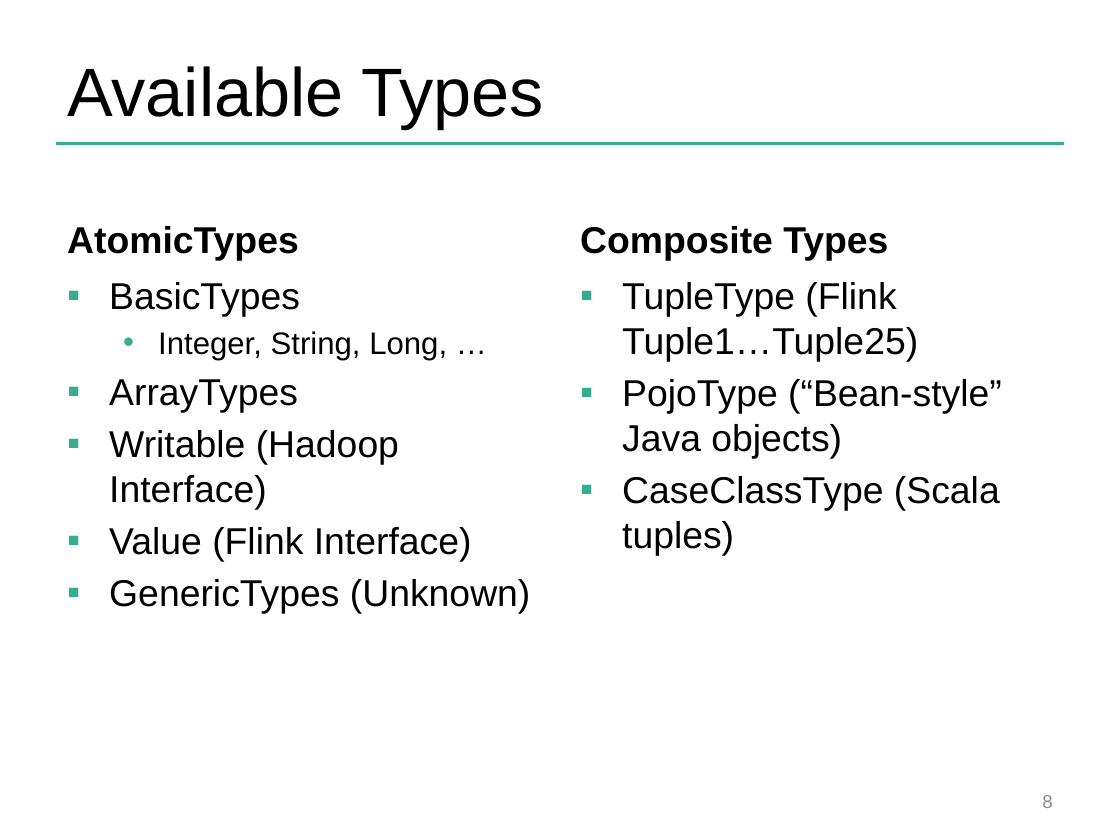
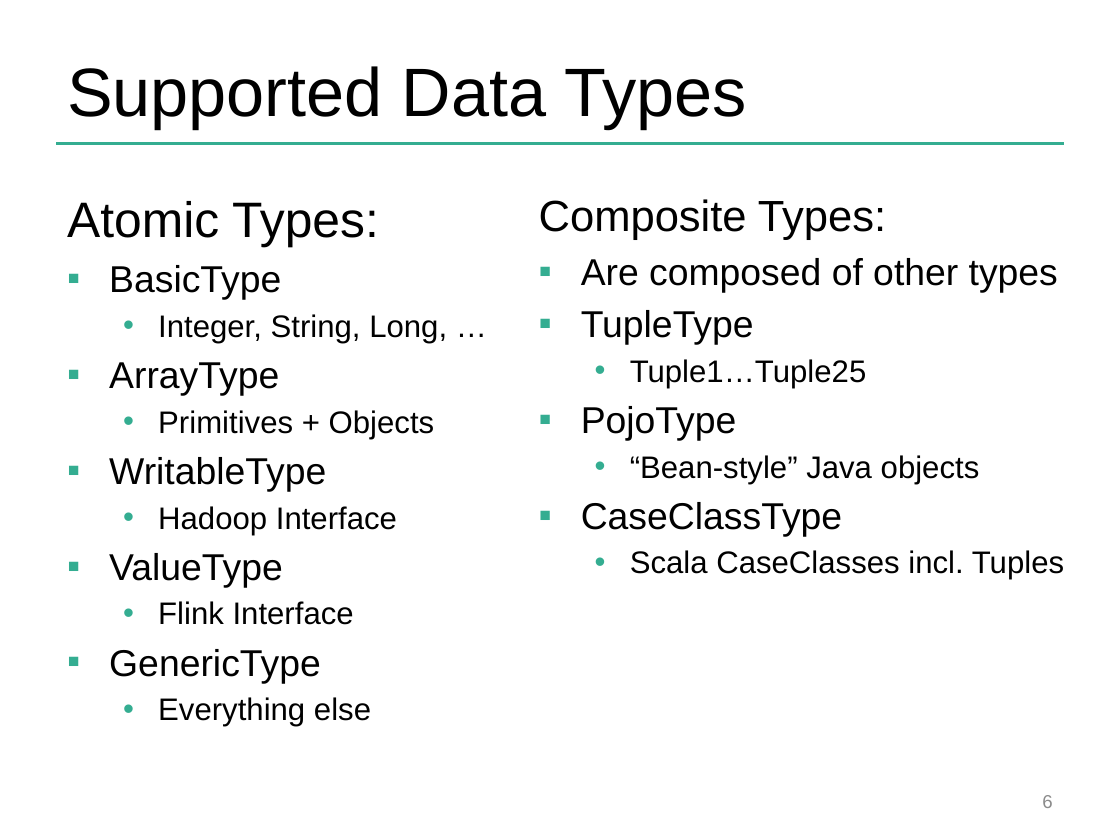
Before and after one commit to dataArtisans/flink-training-web, a slide deck: slide 6 of slides/flink_batch_advanced.pptx (slide 8 before the commit). Drawn at 1120x840 pixels with LibreOffice and Linux fonts; fonts in the diff are those of the drawing; background and template pictures are left out. Boxes give left, top, right and bottom in pixels: in the first picture for what was removed or moved away, otherwise in the second. Text is boxed around its words. In the diff, an @@ line names an element or a change of style, - is before the commit and + after.

```diff
--- a/slides/flink_batch_advanced.pptx
+++ b/slides/flink_batch_advanced.pptx
@@ title at [67,66,747,128]: text changed @@
-Available Types
+Supported Data Types
@@ text "Atomic Types:": place and size @@
-text "Atomic Types:" at [109,282,530,614]
+text "Atomic Types:" at [67,201,447,727]
@@ text at [67,201,379,300]: text changed; size 24 to 32 pt @@
-▪ BasicTypes
+Atomic Types:
+▪ BasicType
@@ text at [539,199,1064,580]: text changed; size 24 to 20 pt @@
-▪ TupleType (Flink Tuple1…Tuple25)
-▪ PojoType (“Bean-style” Java objects)
-▪ CaseClassType (Scala tuples)
+Composite Types:
+▪ Are composed of other types
+▪ TupleType
+  • Tuple1…Tuple25
+▪ PojoType
+  • “Bean-style” Java objects
+▪ CaseClassType
+  • Scala CaseClasses incl. Tuples
@@ text removed at [67,226,299,260] @@
-AtomicTypes
@@ text removed at [580,226,888,260] @@
-Composite Types
@@ text at [109,362,435,727]: text changed; size 24 to 20 pt @@
-▪ ArrayTypes
-▪ Writable (Hadoop Interface)
-▪ Value (Flink Interface)
-▪ GenericTypes (Unknown)
+▪ ArrayType
+  • Primitives + Objects
+▪ WritableType
+  • Hadoop Interface
+▪ ValueType
+  • Flink Interface
+▪ GenericType
+  • Everything else
```
Also in this commit, not shown: 34 other slides changed, 12 slides added, 16 slides removed.
